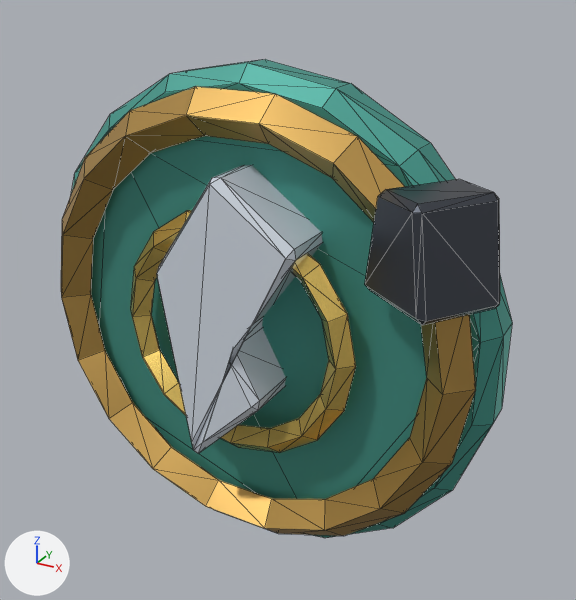
The OBJ model projects/hichaukitoden-game/assets/models/items/verdigris_coin.obj: old version first, new version second.
One viewpoint serves both versions: a 50 mm lens placed at (1.393, -2.32, 1.254), pointed at (0.107, 0.018, 0.085). The lights are fixed; the arrows at lower left show +X, +Y and +Z. The older version comes first. Mesh edges are drawn as thin lines. Where no turn or scale is listed for an object, it has been applied to the vertices.

In view in the first picture: 'verdigris_coin'.
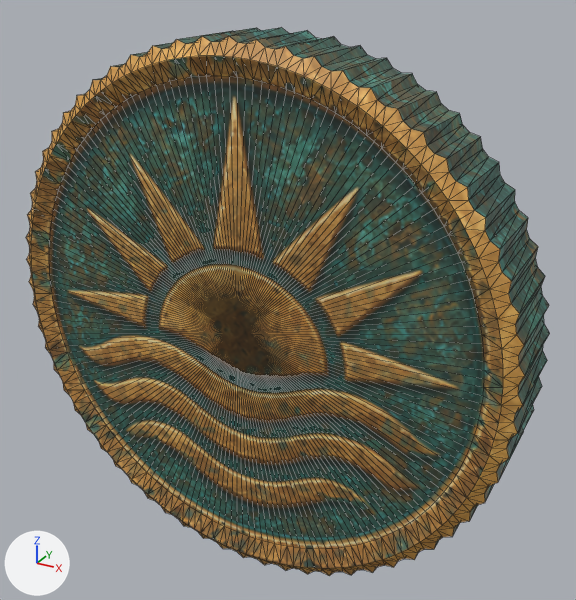
Edits to the bpy script that builds the scene:
```text
Add img_relic_pair_surface_atlas_png:
    img_relic_pair_surface_atlas_png = load_image('relic_pair_surface_atlas.png', 'relic_pair_surface_atlas.png', 1536, 1024, 'sRGB')
Add mat_verdigris_coin_bronze:
    mat_verdigris_coin_bronze = principled_material('verdigris_coin_bronze')
    mat_verdigris_coin_bronze.texture = img_relic_pair_surface_atlas_png
    mat_verdigris_coin_bronze.roughness = 0.55
Add mat_verdigris_coin_coin_back:
    mat_verdigris_coin_coin_back = principled_material('verdigris_coin_coin_back')
    mat_verdigris_coin_coin_back.texture = img_relic_pair_surface_atlas_png
    mat_verdigris_coin_coin_back.roughness = 0.55
Add mat_verdigris_coin_gold:
    mat_verdigris_coin_gold = principled_material('verdigris_coin_gold')
    mat_verdigris_coin_gold.texture = img_relic_pair_surface_atlas_png
    mat_verdigris_coin_gold.roughness = 0.55
Add mat_verdigris_coin_coin_front:
    mat_verdigris_coin_coin_front = principled_material('verdigris_coin_coin_front')
    mat_verdigris_coin_coin_front.texture = img_relic_pair_surface_atlas_png
    mat_verdigris_coin_coin_front.roughness = 0.55
Change me_verdigris_coin:
    used by ob_verdigris_coin; location = (0.0, 0.0, 0.0)
    remove me_verdigris_coin.from_pydata(...)  # 276 vertices, 540 faces; spans x -0.91..0.91, y -0.36..0.11, z -0.92..0.92
    remove me_verdigris_coin.materials.append(mat_mat_verdigris)  # cyan #50a497
    remove me_verdigris_coin.materials.append(mat_mat_brightgold)  # yellow #f6d36f
    remove me_verdigris_coin.materials.append(mat_mat_pearl)  # white #dde5ef
    remove me_verdigris_coin.materials.append(mat_mat_darkiron)  # dark grey #50555d
    remove me_verdigris_coin.materials.append(mat_mat_oldgold)  # orange #c59e55
    add me_verdigris_coin.from_pydata(...)  # 1154 vertices, 2304 faces; spans x -1.01..1.01, y -0.19..0.19, z -1.01..1.01
    me_verdigris_coin part 1: the loose piece of 72 vertices spanning x -0.91..0.91, y -0.11..0.11, z -0.92..0.92 is rebuilt with 1154 vertices and now spans x -1.01..1.01, y -0.19..0.19, z -1.01..1.01
    me_verdigris_coin part 2: the loose piece of 72 vertices spanning x -0.86..0.86, y -0.22..-0.06, z -0.85..0.85 is deleted
    me_verdigris_coin part 3: the loose piece of 64 vertices spanning x -0.47..0.47, y -0.23..-0.13, z -0.47..0.47 is deleted
    me_verdigris_coin part 4: the loose piece of 44 vertices spanning x -0.24..0.31, y -0.32..-0.04, z -0.46..0.61 is deleted
    me_verdigris_coin part 5: the loose piece of 24 vertices spanning x 0.5..0.9, y -0.36..0.04, z 0.28..0.62 is deleted
    add me_verdigris_coin.materials.append(mat_verdigris_coin_coin_front)  # picture img_relic_pair_surface_atlas_png
    add me_verdigris_coin.materials.append(mat_verdigris_coin_coin_back)  # picture img_relic_pair_surface_atlas_png
    add me_verdigris_coin.materials.append(mat_verdigris_coin_gold)  # picture img_relic_pair_surface_atlas_png
    add me_verdigris_coin.materials.append(mat_verdigris_coin_bronze)  # picture img_relic_pair_surface_atlas_png
```

Boxes (x1, y1, x2, y2) around the edits, measured in the pictures (576 x 600 px):
'verdigris_coin', reshaped (16% wider, 14% taller): before (61, 59, 512, 538); after (26, 28, 550, 576)
part 1 of me_verdigris_coin, rebuilt (19% wider, 14% taller): before (71, 59, 512, 538); after (26, 28, 550, 576)
part 2 of me_verdigris_coin, deleted (orange): before (61, 87, 476, 536)
part 3 of me_verdigris_coin, deleted (yellow): before (130, 210, 356, 453)
part 4 of me_verdigris_coin, deleted: before (157, 165, 323, 453)
part 5 of me_verdigris_coin, deleted: before (365, 179, 500, 325)
